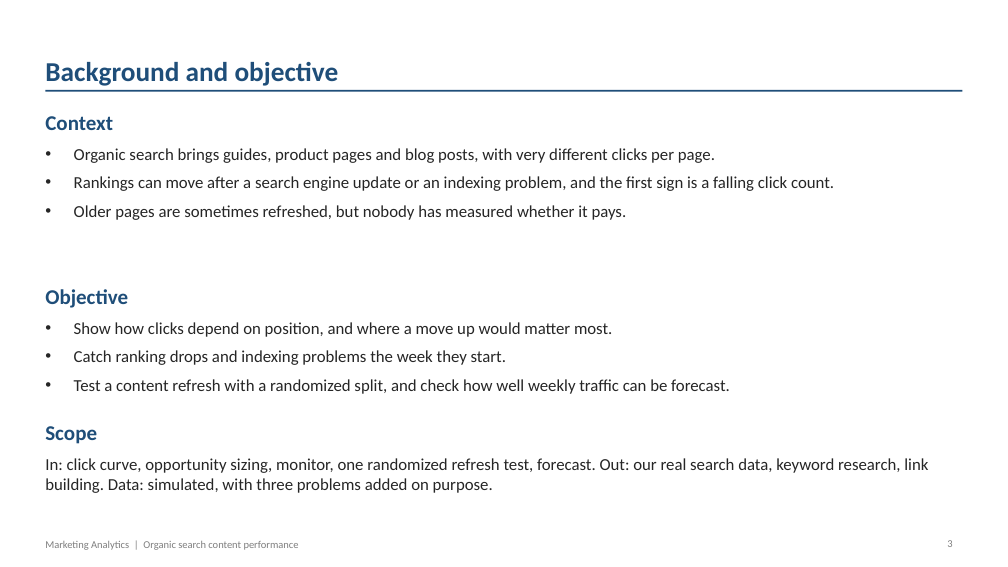
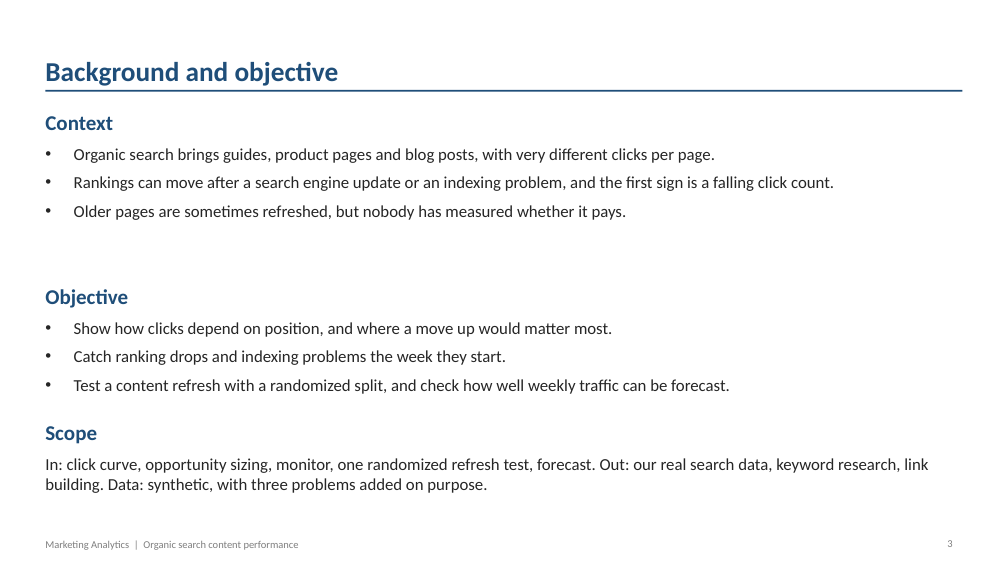
Before and after one commit to fanisridhar/sridhareguram.github.io, a slide deck: slide 3 of new-projects/Organic_Search_Content_Report.pptx. Drawn at 1008x567 pixels with LibreOffice and Linux fonts; fonts in the diff are those of the drawing. Boxes give left, top, right and bottom in pixels: in the first picture for what was removed or moved away, otherwise in the second. Text is boxed around its words. In the diff, an @@ line names an element or a change of style, - is before the commit and + after.

```diff
--- a/new-projects/Organic_Search_Content_Report.pptx
+++ b/new-projects/Organic_Search_Content_Report.pptx
@@ text at box(45, 458, 928, 493): text changed @@
-In: click curve, opportunity sizing, monitor, one randomized refresh test, forecast. Out: our real search data, keyword research, link building. Data: simulated, with three problems added on purpose.
+In: click curve, opportunity sizing, monitor, one randomized refresh test, forecast. Out: our real search data, keyword research, link building. Data: synthetic, with three problems added on purpose.
```
Also in this commit, not shown: 2 other slides changed, 5 other files.
